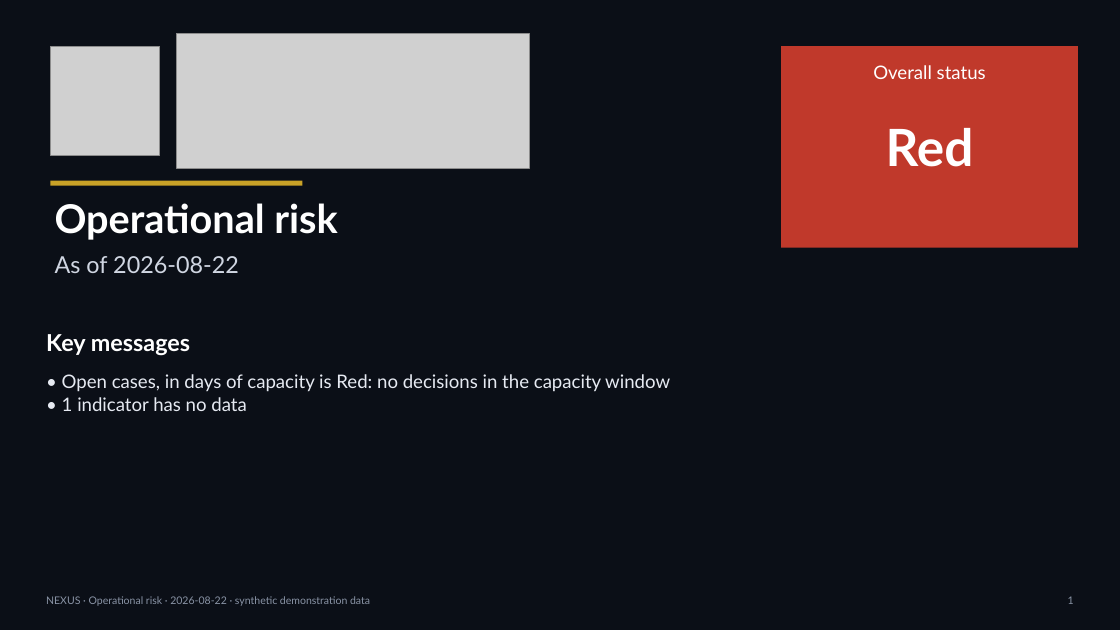
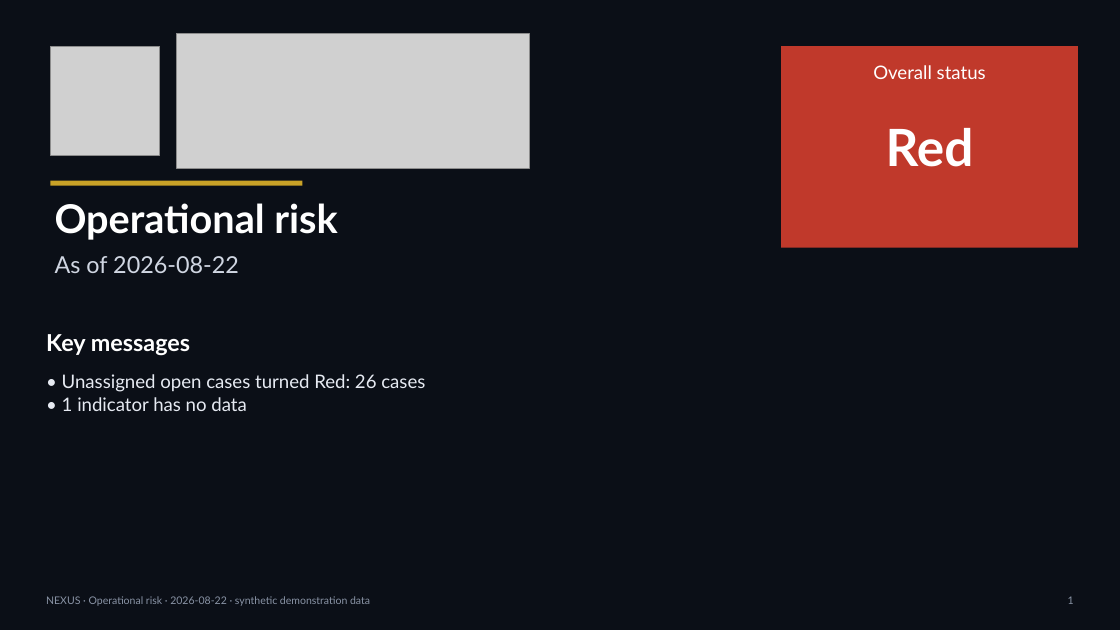
Before and after one commit to dhartwig-fc/dan-hartwig-portfolio, a slide deck: slide 1 of projects/nexus/runtime-demo/risk_report.pptx. Drawn at 1120x630 pixels with LibreOffice and Linux fonts; fonts in the diff are those of the drawing; grey boxes stand for pictures. Boxes give left, top, right and bottom in pixels: in the first picture for what was removed or moved away, otherwise in the second. Text is boxed around its words. In the diff, an @@ line names an element or a change of style, - is before the commit and + after.

Commit message:
sync(nexus): the SAN010 stack's publishes, staged from fc-10 landing branch 4b024b05 -- the public console (four worked cases: Tobias Wrenfeather joins, with the Remote IT Worker Revenue walk and its deep link), the Knowledge Centre (SAN010 and CMI010 worked walks as corrected against the engines' code; eleven pages say a re-review's subject is fictional), the Tuning Studio paper (7 of 58), ledger replay, ops dashboard, Operations MI, the risk report and deck, and the data dictionary (50 tables)

```diff
--- a/projects/nexus/runtime-demo/risk_report.pptx
+++ b/projects/nexus/runtime-demo/risk_report.pptx
@@ text at (62,374,425,392): text changed @@
-• Open cases, in days of capacity is Red: no decisions in the capacity window
+• Unassigned open cases turned Red: 26 cases
```
Also in this commit, not shown: 5 other slides changed, 31 other files.
